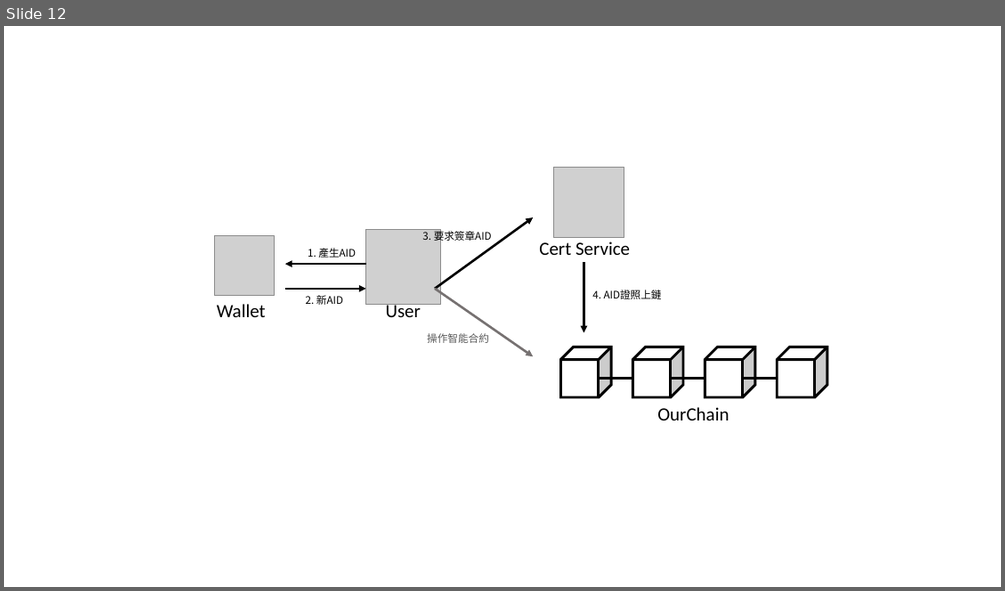
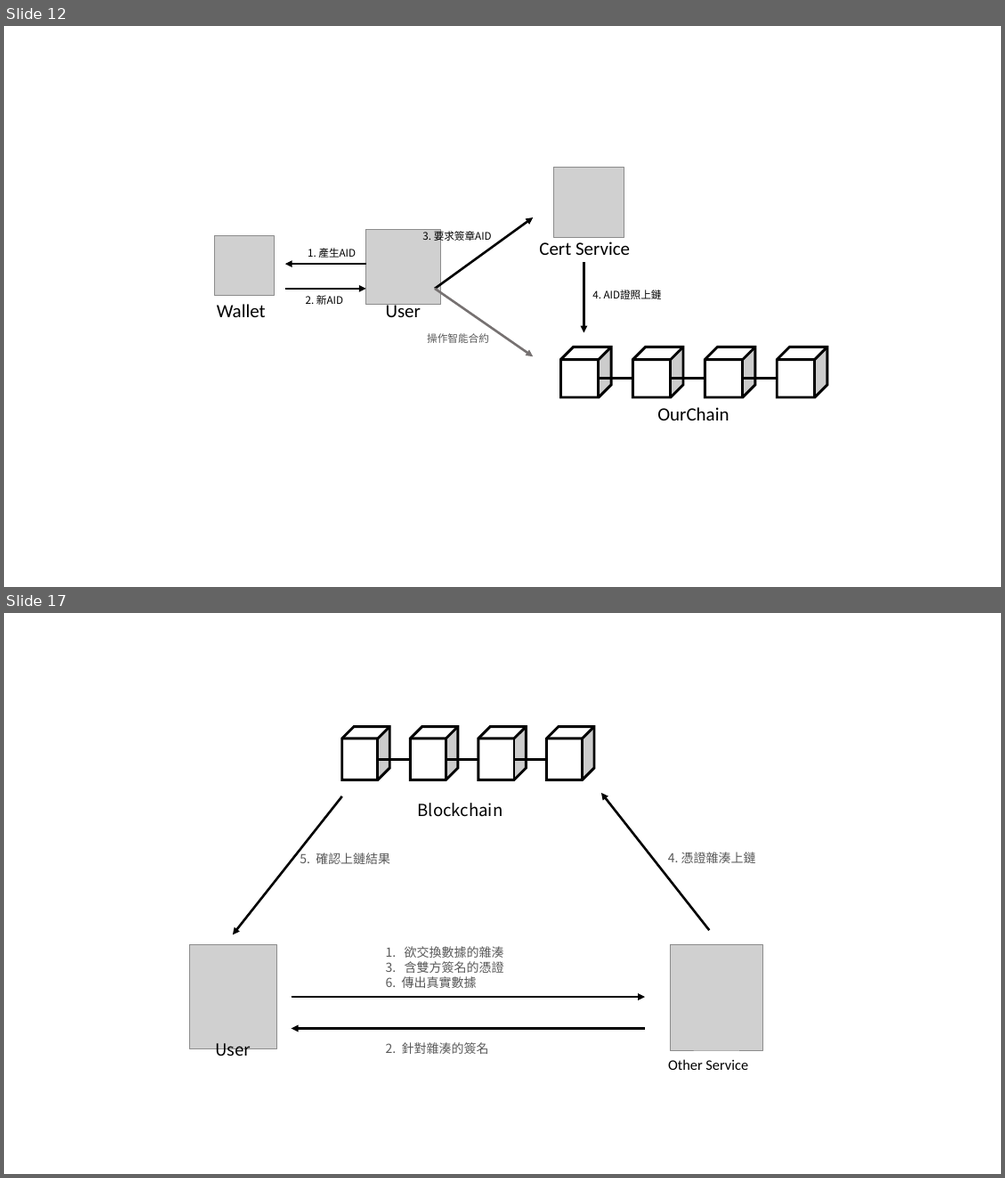
Before and after one commit to leon123858/aid-paper, a slide deck: docs/images.pptx. Shown one above the other, each under a label of ours: slide 12 before the commit, slides 12 and 17 after it; the slides between them are not shown. The pictures are 1005x591 and 1005x1178 pixels, drawn with LibreOffice and Linux fonts; fonts in the diff are those of the drawing; grey boxes stand for pictures. Boxes give left, top, right and bottom in pixels: in the first picture for what was removed or moved away, otherwise in the second. Text is boxed around its words. In the diff, an @@ line names an element or a change of style, - is before the commit and + after.

```diff
--- a/docs/images.pptx
+++ b/docs/images.pptx
@@ slide 17 added at box(4, 613, 1001, 1174), background #FFFFFF @@
@@ group added at box(189, 727, 763, 1070): 7 texts, 4 cubes, 4 arrows, 3 lines, 2 pictures @@
+User
+Blockchain
+Other Service
+1. 欲交換數據的雜湊
+2. 含雙方簽名的憑證
+6. 傳出真實數據
+4. 憑證雜湊上鏈
+2. 針對雜湊的簽名
+5. 確認上鏈結果
```
Also in this commit, not shown: 2 other slides added, 1 slide removed, 8 other files.
